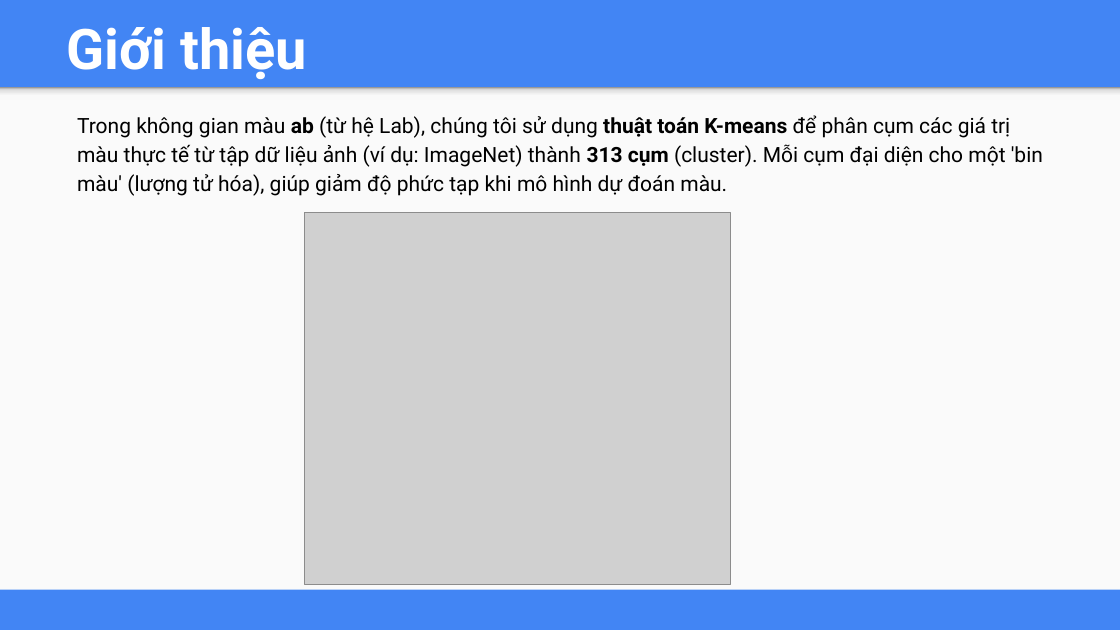
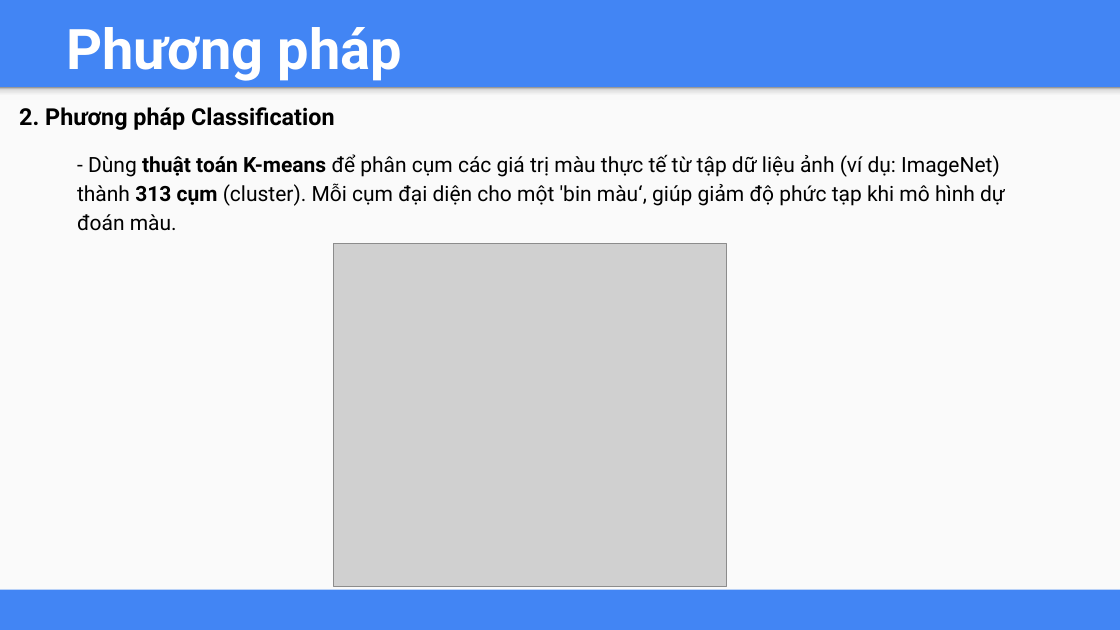
Before and after one commit to lekhanhhoang/influence-of-color, a slide deck: slide 6 of Báo cáo Final.pptx (slide 5 before the commit). Drawn at 1120x630 pixels with LibreOffice and Linux fonts; fonts in the diff are those of the drawing; grey boxes stand for pictures. Boxes give left, top, right and bottom in pixels: in the first picture for what was removed or moved away, otherwise in the second. Text is boxed around its words. In the diff, an @@ line names an element or a change of style, - is before the commit and + after.

```diff
--- a/Báo cáo Final.pptx
+++ b/Báo cáo Final.pptx
@@ title at (66,27,402,81): text changed @@
-Giới thiệu
+Phương pháp
@@ text added at (19,107,334,130), 20 pt, text #000000, bold @@
+2. Phương pháp Classification
@@ text at (77,154,1005,231): text changed @@
-Trong không gian màu ab (từ hệ Lab), chúng tôi sử dụng thuật toán K-means để phân cụm các giá trị màu thực tế từ tập dữ liệu ảnh (ví dụ: ImageNet) thành 313 cụm (cluster). Mỗi cụm đại diện cho một 'bin màu' (lượng tử hóa), giúp giảm độ phức tạp khi mô hình dự đoán màu.
+- Dùng thuật toán K-means để phân cụm các giá trị màu thực tế từ tập dữ liệu ảnh (ví dụ: ImageNet) thành 313 cụm (cluster). Mỗi cụm đại diện cho một 'bin màu‘, giúp giảm độ phức tạp khi mô hình dự đoán màu.
@@ picture: place and size @@
-picture at (305,213,731,584)
+picture at (334,244,727,586)
```
Also in this commit, not shown: 4 other slides changed, 4 slides added.
